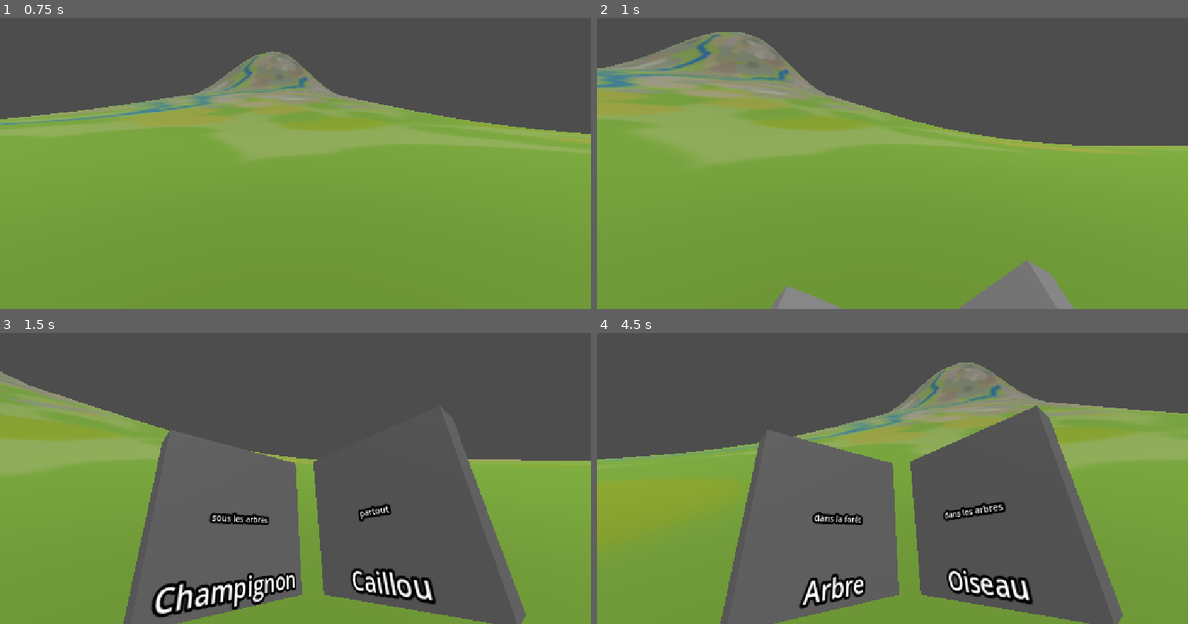
Above: before the commit, frames 1-4 (two rows, left to right).
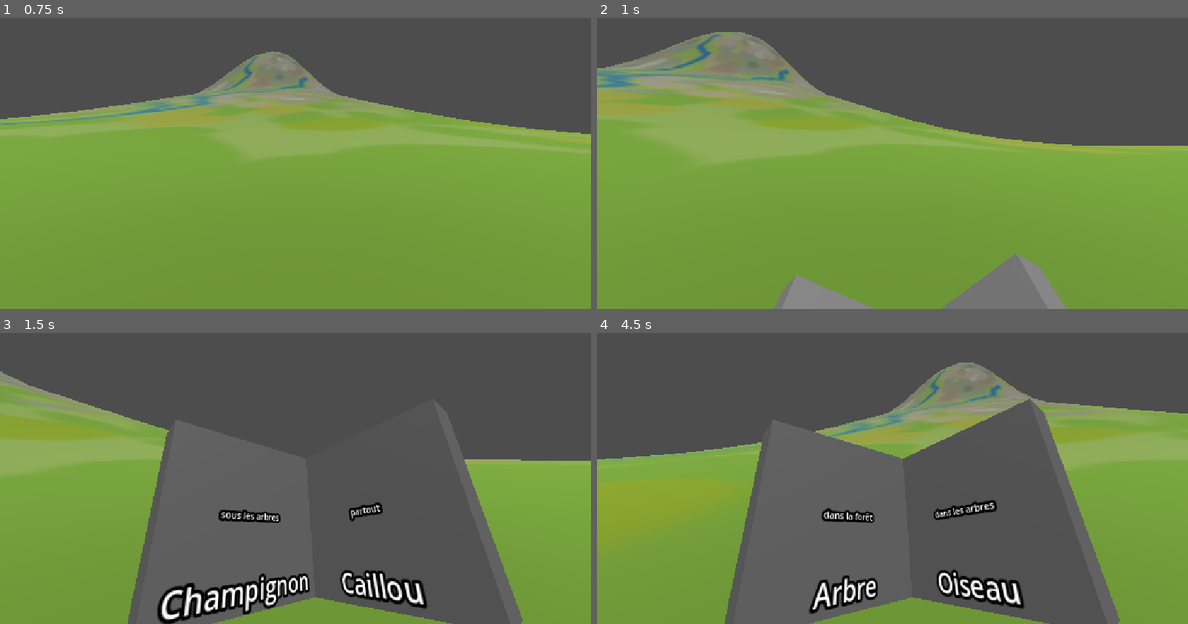
Above: after the commit, the same moments.

Repository: flatweb/gamejam4photo
Game: Godot game, scene res://root.tscn
The game is run twice, just before and just after one commit, with the same random seed, the same clock (stepped at 60 frames per second) and the same inputs. The engine's default icon, where the game draws it, is replaced by a stand-in: a white triangle on a blue panel in a dark square.
Inputs:
- Up to frame 1 (0.75 s): tap Enter (ui_accept) at 0.5 s; hold Right (right) from 0.53 s (still down); tap Q (album) at 0.6 s
- Up to frame 2 (1 s): keep holding Right (right); tap Enter (ui_accept) at 0.77 s
- Up to frame 3 (1.5 s): release Right (right) at 1.28 s; hold Down (back) from 1.28 s (still down); tap Q (album) at 1.35 s
- Up to frame 4 (4.5 s): tap Enter (ui_accept) at 1.52, 2, 3.02, 3.77 s; release Down (back) at 2.03 s; hold Up (front) 2.03-2.78 s; hold Right (right) 2.03-3.53 s; tap Q (album) at 2.3, 2.85, 3.6 s; hold Left (left) from 3.53 s (still down); tap Up (front) at 4.35 s

Frame 1 is identical in both runs. In frame 2, 1.3% of the frame differs, in the area x 29-81%, y 80-100%; in frame 3, 7.6%; in frame 4, 7.7%, in the area x 20-89%, y 22-100%.

Commit message:
Fix position des pages de l'album

Diff:
--- a/album.gd
+++ b/album.gd
@@ -21,15 +21,17 @@
 func close():
 	$AudioOpen.play()
 
+func lasteven(n :int):
+	if n % 2 == 1:
+		return n-1
+
 func pageprev():
 	pageon = max(0,pageon-2)
 	changetopageon()
-	pass
 
 func pagenext():
-	pageon = min(quests.size(),pageon+2)
+	pageon = min(lasteven(quests.size()-1),pageon+2)
 	changetopageon()
-	pass
 
 func changetopageon():
 	$AudioTurn.play()
--- a/album.tscn
+++ b/album.tscn
@@ -7,10 +7,10 @@
 script = ExtResource("1_uur71")
 
 [node name="PageGauche" parent="." unique_id=1677043718 instance=ExtResource("1_5p2gi")]
-transform = Transform3D(-0.023258181, 0, 0.9997295, 0, 1, 0, -0.9997295, 0, -0.023258181, -0.59958804, 0, -0.30561638)
+transform = Transform3D(-0.023258181, 0, 0.9997295, 0, 1, 0, -0.9997295, 0, -0.023258181, -0.46423548, 0, -0.306)
 
 [node name="PageDroite" parent="." unique_id=249441898 instance=ExtResource("1_5p2gi")]
-transform = Transform3D(1, 0, 0, 0, 1, 0, 0, 0, 1, 0.11577237, 0, -1.0126221)
+transform = Transform3D(1, 0, 0, 0, 1, 0, 0, 0, 1, 0.116, 0, -0.9134313)
 
 [node name="AnimationPlayer" type="AnimationPlayer" parent="." unique_id=649497298]
 
